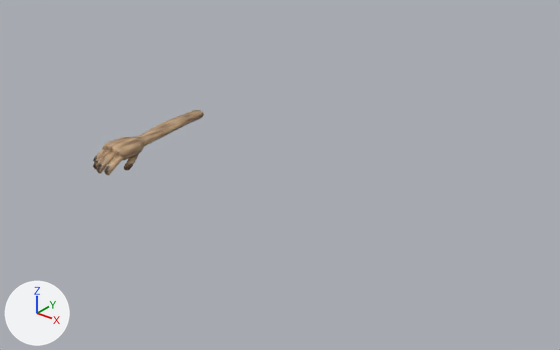
One commit to the Blender file Archivos/Modelos/Items/Manos.blend: the scene before it, then after it.
Camera for both pictures: a 50 mm camera at (1.746, -1.831, 1.808) aimed at (0.567, -0.357, 0.894). Every picture has the same lights, and +X, +Y and +Z are marked at lower left.

Names of what the first picture shows: 'Mano'.
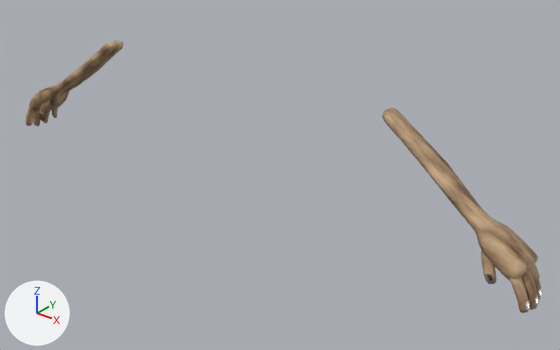
Where the newer file only moved an object's origin or applied its transform, the numbers keep the older frame.

Edits to the bpy script that builds the scene:
```text
Change me_cube_007:
    where me_cube_007.from_pydata(...)  # 484 vertices, 472 faces; spans x -0.91..0.93, y -2.06..6.55, z -2.08..0.91
    used by ob_mano; location = (-0.043, -0.381, 0.815); scale = (0.0574, 0.0574, 0.0294)
    me_cube_007 part 1: the whole mesh is multiplied about its middle by the matrix ((-0.117, 0.802, -0.3), (-0.979, 0.006, 0.104), (0.326, 1.169, 0.784)), then moved by (-0.25, -5.06, 8.97)
Add me_cube_001:
    me_cube_001.from_pydata(...)  # 484 vertices, 472 faces; spans x -0.249..0.15, y -0.065..0.062, z -0.136..0.168
    me_cube_001.polygons.foreach_set('use_smooth', [True] * 472)
    # faces by material slot: [442, 30]
    me_cube_001.materials.append(mat_vitilio)
    me_cube_001.materials.append(mat_uñas)  # beige #ffdbac
Add ob_mano_001:
    ob_mano_001 = bpy.data.objects.new('Mano.001', me_cube_001)
    ob_mano_001.location = (1.213, -0.539, 1.058)
```

Pixel boxes (x1, y1, x2, y2) of what changed, in the pictures (560 x 350 px):
'Mano.001', added (beige): after (382, 108, 541, 313)
    faces in mat_vitilio: (382, 108, 541, 313)
    faces in mat_uñas (beige #ffdbac): (484, 274, 541, 312)
'Mano', reshaped (12% narrower, 32% taller): before (93, 110, 204, 175); after (26, 40, 123, 126)
